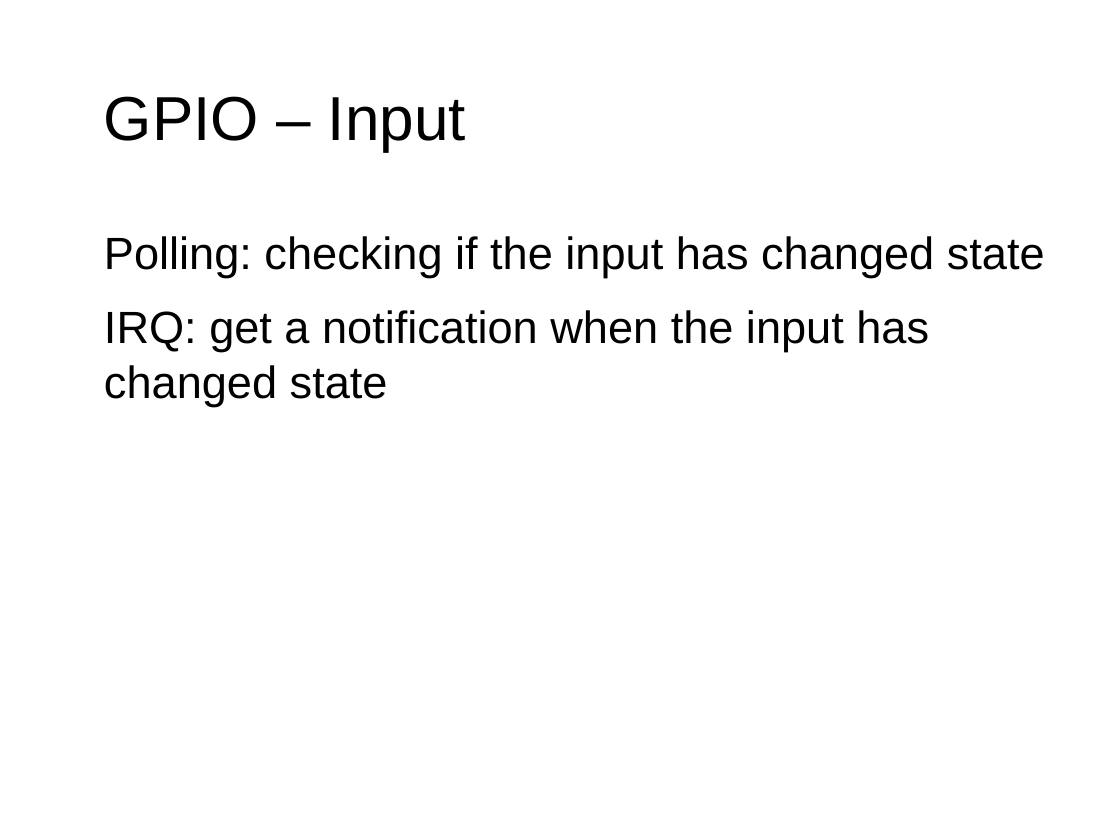
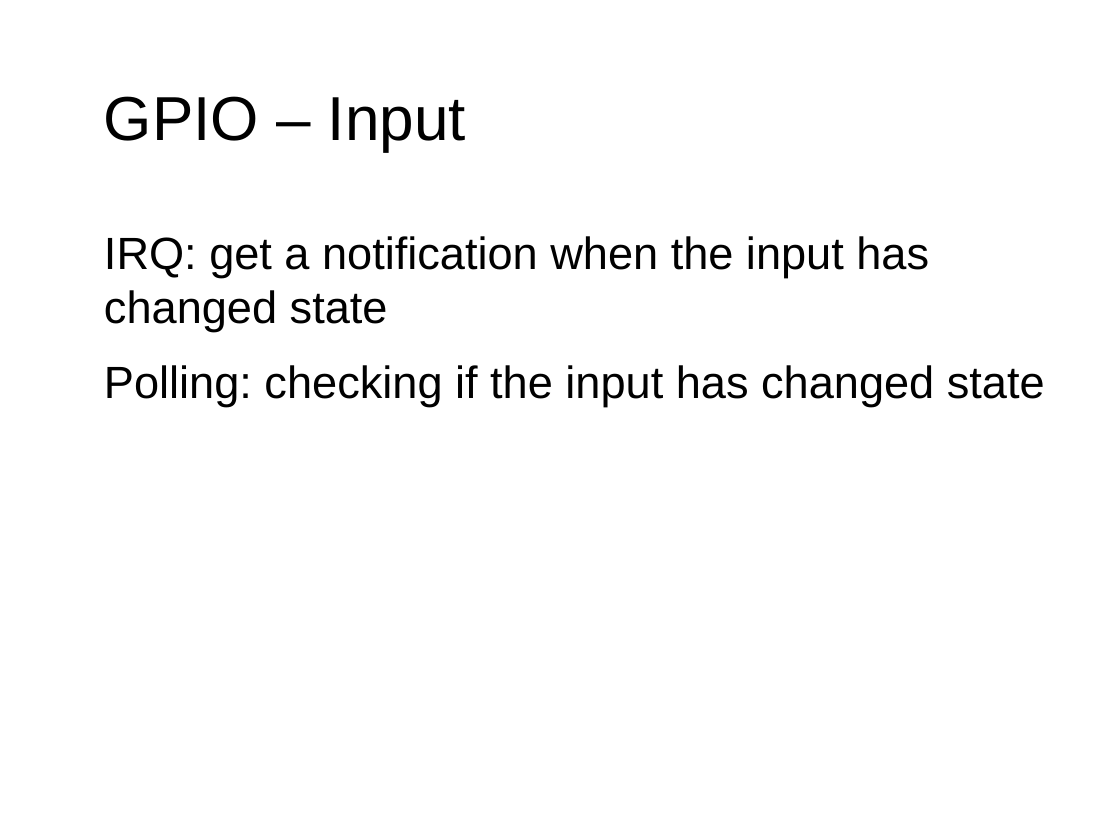
Before and after one commit to exclude-stm32course/Project-1, a slide deck: slide 9 of Docs/lecture.odp. Drawn at 1120x840 pixels with LibreOffice and Linux fonts; fonts in the diff are those of the drawing; background and template pictures are left out. Boxes give left, top, right and bottom in pixels: in the first picture for what was removed or moved away, otherwise in the second. Text is boxed around its words. In the diff, an @@ line names an element or a change of style, - is before the commit and + after.

```diff
--- a/Docs/lecture.odp
+++ b/Docs/lecture.odp
@@ text at <box>104,236,929,332</box>: paragraph added @@
+● IRQ: get a notification when the input has changed state
@@ text at <box>104,310,929,406</box>: paragraph removed @@
-● IRQ: get a notification when the input has changed state
```
Also in this commit, not shown: 9 other slides changed, 1 slide added, 26 other files.
